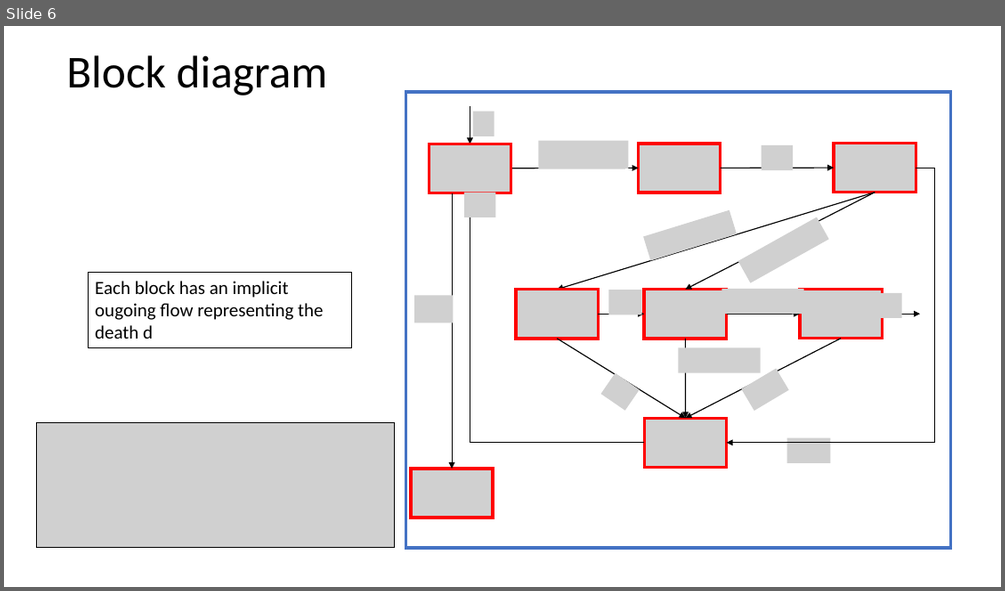
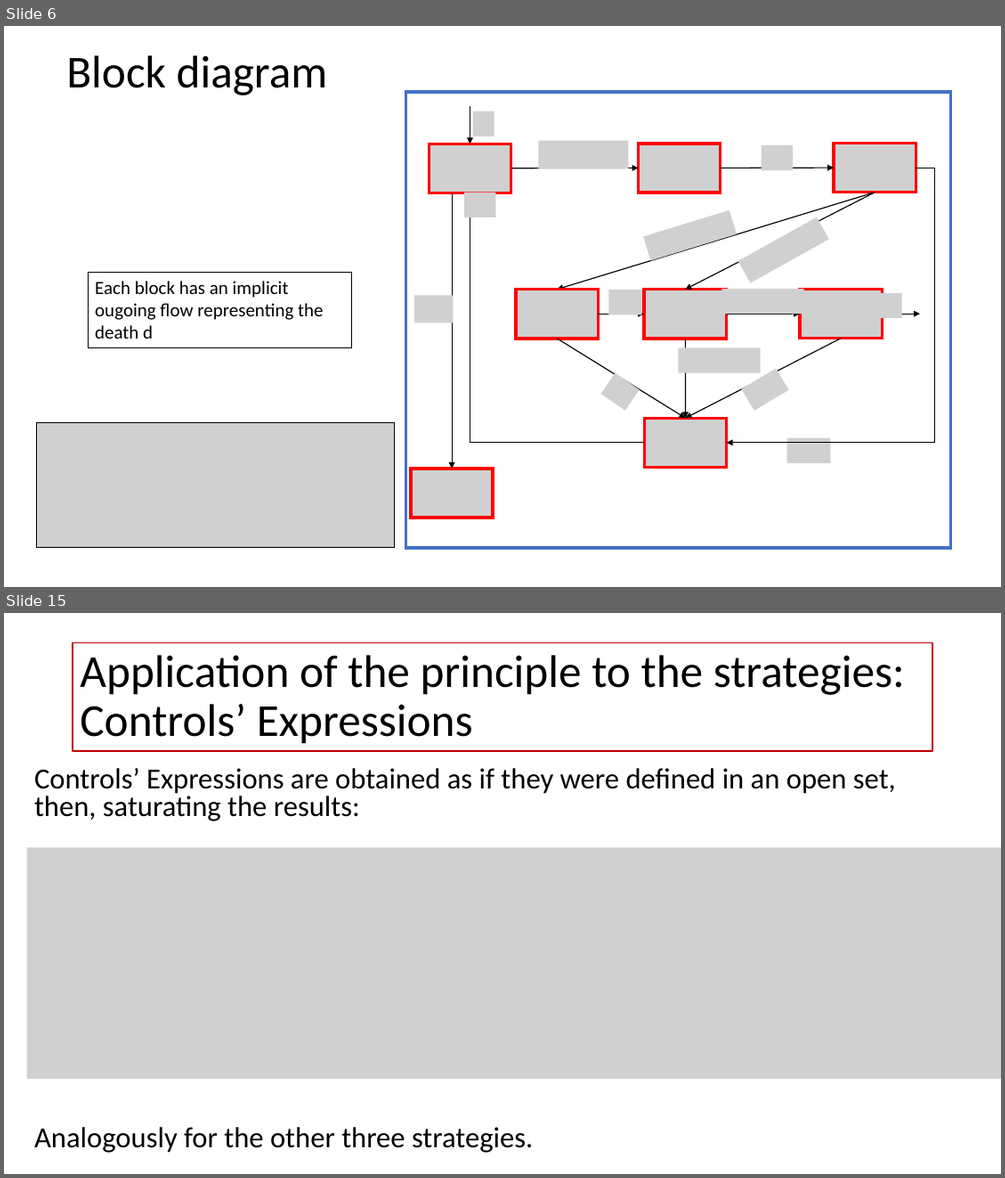
Before and after one commit to spbisc97/covid-optimal-control, a slide deck: PowerPoint/Optimal control strategies to prevent the hospital beds collapse during COVID-19 outbreak.pptx. Shown one above the other, each under a label of ours: slide 6 before the commit, slides 6 and 15 after it; the slides between them are not shown. The pictures are 1005x591 and 1005x1178 pixels, drawn with LibreOffice and Linux fonts; fonts in the diff are those of the drawing; grey boxes stand for pictures. Boxes give left, top, right and bottom in pixels: in the first picture for what was removed or moved away, otherwise in the second. Text is boxed around its words. In the diff, an @@ line names an element or a change of style, - is before the commit and + after.

```diff
--- a/PowerPoint/Optimal control strategies to prevent the hospital beds collapse during COVID-19 outbreak.pptx
+++ b/PowerPoint/Optimal control strategies to prevent the hospital beds collapse during COVID-19 outbreak.pptx
@@ slide 15 added at (4,613,1001,1174), background #FFFFFF @@
@@ title added at (73,643,933,751), outline #C00000 1.5 pt, 44 pt, text #000000 @@
+Application of the principle to the strategies: Controls’ Expressions
@@ text added at (34,768,896,1152), 28 pt, text #000000 @@
+Controls’ Expressions are obtained as if they were defined in an open set, then, saturating the results:
+Analogously for the other three strategies.
@@ picture added at (27,848,1001,1078) @@
```
Also in this commit, not shown: 12 slides changed, 7 other slides added, 7 slides removed, 1 other file.
